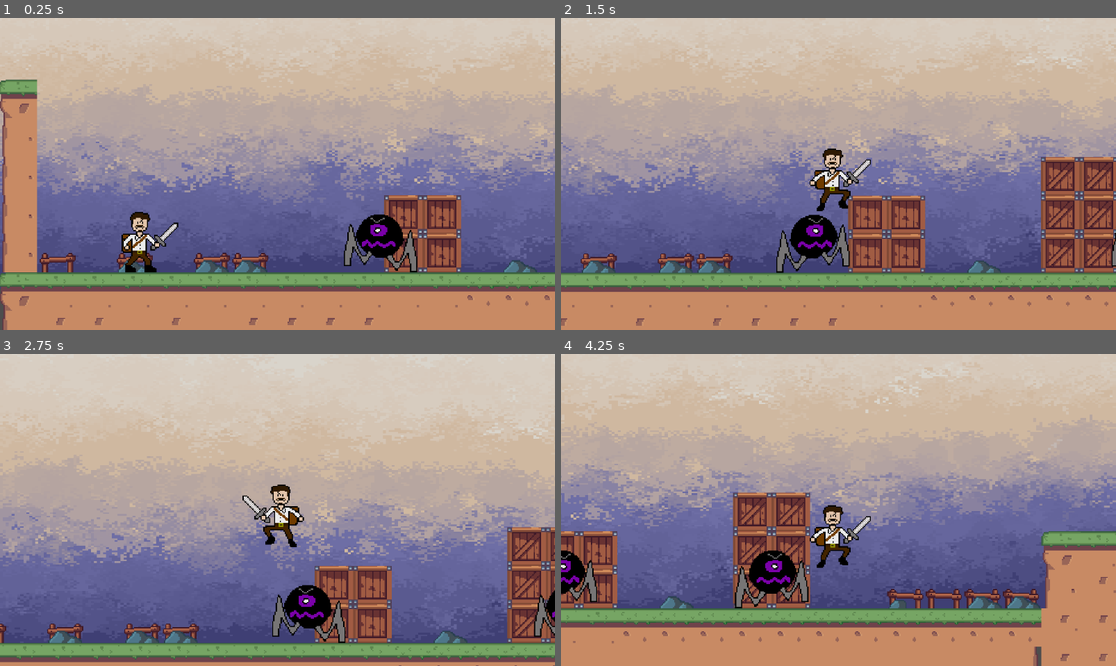
Above: before the commit, frames 1-4 (two rows, left to right).
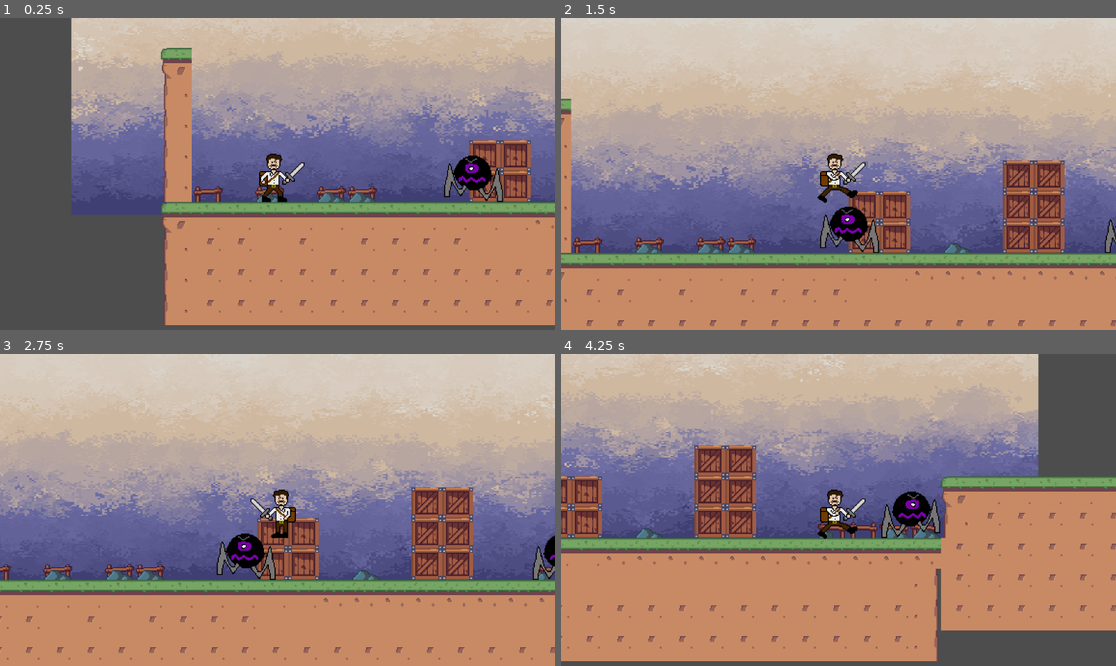
Above: after the commit, the same moments.

Repository: bscott519/ColossalCrisisGame
Game: Godot game, scene res://Scenes/level_1.tscn
The game is run twice, just before and just after one commit, with the same random seed, the same clock (stepped at 60 frames per second) and the same inputs. The engine's default icon, where the game draws it, is replaced by a stand-in: a white triangle on a blue panel in a dark square.
Inputs (mouse positions are in pixels of both pictures, inside the frame that each line leads up to):
- Up to frame 1 (0.25 s): no input
- Up to frame 2 (1.5 s): move the mouse to (960, 158) at 0.52 s; hold D (right) from 0.53 s (still down); click (960, 158) at 0.6 s; tap Space (jump) at 0.77, 0.8, 1.07, 1.35 s; move the mouse to (727, 189) at 1.27 s
- Up to frame 3 (2.75 s): tap Space (jump) at 1.52, 1.82, 2.3 s; click (166, 525) at 1.55 s; move the mouse to (333, 441) at 2.02 s; release D (right) at 2.03 s; hold A (left) from 2.03 s (still down); click (333, 441) at 2.1 s
- Up to frame 4 (4.25 s): move the mouse to (810, 572) at 2.77 s; release A (left) at 2.78 s; hold D (right) from 2.78 s (still down); click (810, 572) at 2.85 s; tap Space (jump) at 3.02, 3.32, 3.6, 3.77, 4.07 s; move the mouse to (1005, 556) at 3.52 s

The runs differ from the first frame. In frame 1, 71% of the frame differs, in the area x 0-100%, y 0-100%; in frame 2, 31%; in frame 3, 57%; in frame 4, 73%.

Commit message:
Close to finishing movement with combo attacks

Diff:
--- a/Scenes/level_1.tscn
+++ b/Scenes/level_1.tscn
@@ -146,15 +146,6 @@
 [node name="player" parent="." instance=ExtResource("3_pm7jt")]
 position = Vector2(185, 196)
 
-[node name="Camera2D2" type="Camera2D" parent="player"]
-position = Vector2(1, 0)
-zoom = Vector2(2.5, 2.5)
-limit_left = 65
-limit_top = -60
-limit_right = 4000
-limit_bottom = 272
-editor_draw_limits = true
-
 [node name="darkbird" parent="." instance=ExtResource("4_y8ncn")]
 position = Vector2(1880, 12)
 
--- a/Scenes/player.tscn
+++ b/Scenes/player.tscn
@@ -1,147 +1,151 @@
-[gd_scene load_steps=40 format=3 uid="uid://b5lm45fuex5bw"]
+[gd_scene load_steps=25 format=3 uid="uid://b5lm45fuex5bw"]
 
 [ext_resource type="Script" path="res://Scripts/player.gd" id="1_mrjx3"]
-[ext_resource type="Texture2D" uid="uid://c5mshqgsf5wr" path="res://GameArt/TMMPlayerJumpAttack1.png" id="2_2nn04"]
-[ext_resource type="Texture2D" uid="uid://bfxj6un67m8rn" path="res://GameArt/TMMPlayerIdle1.png" id="2_5evti"]
-[ext_resource type="Texture2D" uid="uid://dd77bpsu05slw" path="res://GameArt/TMMPlayerAttack1.png" id="2_g08vv"]
-[ext_resource type="Texture2D" uid="uid://codeyweis4woy" path="res://GameArt/TMMPlayerRunSS.png" id="3_fmlnm"]
-[ext_resource type="Texture2D" uid="uid://c1h23efrjmwfu" path="res://GameArt/TMMPlayerJumpAttack2.png" id="3_ivsnk"]
-[ext_resource type="Texture2D" uid="uid://b3ov2oj0lntcr" path="res://GameArt/TMMPlayerJump.png" id="3_kgvkp"]
-[ext_resource type="Texture2D" uid="uid://c8viqv00j6v7x" path="res://GameArt/TMMPlayerIdle2.png" id="3_poxth"]
-[ext_resource type="Texture2D" uid="uid://d4imcf7h8kmc4" path="res://GameArt/TMMPlayerAttack2.png" id="3_s374f"]
-[ext_resource type="Texture2D" uid="uid://cpsv2m8v52yig" path="res://GameArt/TMMPlayerJumpAttack3.png" id="4_eomuy"]
-[ext_resource type="Texture2D" uid="uid://csfn3nrud2et4" path="res://GameArt/TMMPlayerAttack3.png" id="4_oa548"]
-[ext_resource type="Texture2D" uid="uid://cq36r5r5h4ujk" path="res://GameArt/TMMPlayerJumpAttack4.png" id="5_8lgmn"]
-[ext_resource type="Texture2D" uid="uid://3221otqeqedp" path="res://GameArt/TMMPlayerAttack4.png" id="5_u25s5"]
-[ext_resource type="Texture2D" uid="uid://cbnyel2t6fuuo" path="res://GameArt/TMMPlayerAttack5.png" id="6_jqakd"]
-[ext_resource type="Texture2D" uid="uid://b2tafgtc4xlci" path="res://GameArt/TMMPlayerAttack6.png" id="7_a7y38"]
-[ext_resource type="Texture2D" uid="uid://o6481k6slcfy" path="res://GameArt/TMMPlayerAttack7.png" id="8_mko0s"]
-
-[sub_resource type="AtlasTexture" id="AtlasTexture_yw5lq"]
-atlas = ExtResource("2_2nn04")
+[ext_resource type="Texture2D" uid="uid://cc55k3l8qotnr" path="res://GameArt/TMMPlayerSS.png" id="2_j61om"]
+
+[sub_resource type="AtlasTexture" id="AtlasTexture_sy1u8"]
+atlas = ExtResource("2_j61om")
+region = Rect2(64, 256, 64, 64)
+
+[sub_resource type="AtlasTexture" id="AtlasTexture_cewy5"]
+atlas = ExtResource("2_j61om")
+region = Rect2(128, 256, 64, 64)
+
+[sub_resource type="AtlasTexture" id="AtlasTexture_tfunm"]
+atlas = ExtResource("2_j61om")
+region = Rect2(0, 320, 64, 64)
+
+[sub_resource type="AtlasTexture" id="AtlasTexture_pwuxt"]
+atlas = ExtResource("2_j61om")
+region = Rect2(64, 320, 64, 64)
+
+[sub_resource type="AtlasTexture" id="AtlasTexture_qiggb"]
+atlas = ExtResource("2_j61om")
+region = Rect2(0, 128, 64, 64)
+
+[sub_resource type="AtlasTexture" id="AtlasTexture_607tc"]
+atlas = ExtResource("2_j61om")
+region = Rect2(64, 128, 64, 64)
+
+[sub_resource type="AtlasTexture" id="AtlasTexture_1p1wt"]
+atlas = ExtResource("2_j61om")
+region = Rect2(128, 128, 64, 64)
+
+[sub_resource type="AtlasTexture" id="AtlasTexture_83012"]
+atlas = ExtResource("2_j61om")
+region = Rect2(0, 192, 64, 64)
+
+[sub_resource type="AtlasTexture" id="AtlasTexture_dfigk"]
+atlas = ExtResource("2_j61om")
+region = Rect2(64, 192, 64, 64)
+
+[sub_resource type="AtlasTexture" id="AtlasTexture_nlwlt"]
+atlas = ExtResource("2_j61om")
+region = Rect2(128, 192, 64, 64)
+
+[sub_resource type="AtlasTexture" id="AtlasTexture_1sqgu"]
+atlas = ExtResource("2_j61om")
+region = Rect2(0, 256, 64, 64)
+
+[sub_resource type="AtlasTexture" id="AtlasTexture_wa2uv"]
+atlas = ExtResource("2_j61om")
 region = Rect2(0, 0, 64, 64)
 
-[sub_resource type="AtlasTexture" id="AtlasTexture_jp77e"]
-atlas = ExtResource("3_ivsnk")
-region = Rect2(0, 0, 64, 64)
-
-[sub_resource type="AtlasTexture" id="AtlasTexture_7f0xj"]
-atlas = ExtResource("4_eomuy")
-region = Rect2(0, 0, 64, 64)
-
-[sub_resource type="AtlasTexture" id="AtlasTexture_rc1rq"]
-atlas = ExtResource("5_8lgmn")
-region = Rect2(0, 0, 64, 64)
-
-[sub_resource type="AtlasTexture" id="AtlasTexture_yrxby"]
-atlas = ExtResource("5_u25s5")
-region = Rect2(0, 0, 64, 64)
-
-[sub_resource type="AtlasTexture" id="AtlasTexture_tv6u5"]
-atlas = ExtResource("4_oa548")
-region = Rect2(0, 0, 64, 64)
-
-[sub_resource type="AtlasTexture" id="AtlasTexture_egwcu"]
-atlas = ExtResource("5_u25s5")
-region = Rect2(0, 0, 64, 64)
-
-[sub_resource type="AtlasTexture" id="AtlasTexture_w1spc"]
-atlas = ExtResource("2_5evti")
-region = Rect2(0, 0, 64, 64)
-
-[sub_resource type="AtlasTexture" id="AtlasTexture_cy0o2"]
-atlas = ExtResource("3_poxth")
-region = Rect2(0, 0, 64, 64)
-
-[sub_resource type="AtlasTexture" id="AtlasTexture_tjeir"]
-atlas = ExtResource("3_kgvkp")
-region = Rect2(0, 0, 64, 64)
-
-[sub_resource type="AtlasTexture" id="AtlasTexture_m8d20"]
-atlas = ExtResource("3_fmlnm")
-region = Rect2(0, 0, 64, 64)
-
-[sub_resource type="AtlasTexture" id="AtlasTexture_lrr18"]
-atlas = ExtResource("3_fmlnm")
+[sub_resource type="AtlasTexture" id="AtlasTexture_am3vu"]
+atlas = ExtResource("2_j61om")
 region = Rect2(64, 0, 64, 64)
 
-[sub_resource type="AtlasTexture" id="AtlasTexture_dffaa"]
-atlas = ExtResource("3_fmlnm")
+[sub_resource type="AtlasTexture" id="AtlasTexture_3dqlh"]
+atlas = ExtResource("2_j61om")
 region = Rect2(128, 0, 64, 64)
 
-[sub_resource type="AtlasTexture" id="AtlasTexture_uj87n"]
-atlas = ExtResource("3_fmlnm")
-region = Rect2(64, 0, 64, 64)
-
-[sub_resource type="AtlasTexture" id="AtlasTexture_3ufha"]
-atlas = ExtResource("2_g08vv")
-region = Rect2(0, 0, 64, 64)
-
-[sub_resource type="AtlasTexture" id="AtlasTexture_mbjqm"]
-atlas = ExtResource("3_s374f")
-region = Rect2(0, 0, 64, 64)
-
-[sub_resource type="AtlasTexture" id="AtlasTexture_kj2h7"]
-atlas = ExtResource("6_jqakd")
-region = Rect2(0, 0, 64, 64)
-
-[sub_resource type="AtlasTexture" id="AtlasTexture_bnxdn"]
-atlas = ExtResource("7_a7y38")
-region = Rect2(0, 0, 64, 64)
-
-[sub_resource type="AtlasTexture" id="AtlasTexture_yohp2"]
-atlas = ExtResource("8_mko0s")
-region = Rect2(0, 0, 64, 64)
-
-[sub_resource type="SpriteFrames" id="SpriteFrames_0r8ui"]
+[sub_resource type="AtlasTexture" id="AtlasTexture_lei7c"]
+atlas = ExtResource("2_j61om")
+region = Rect2(0, 64, 64, 64)
+
+[sub_resource type="AtlasTexture" id="AtlasTexture_u45t6"]
+atlas = ExtResource("2_j61om")
+region = Rect2(64, 64, 64, 64)
+
+[sub_resource type="AtlasTexture" id="AtlasTexture_pxus3"]
+atlas = ExtResource("2_j61om")
+region = Rect2(128, 64, 64, 64)
+
+[sub_resource type="AtlasTexture" id="AtlasTexture_lsauf"]
+atlas = ExtResource("2_j61om")
+region = Rect2(64, 64, 64, 64)
+
+[sub_resource type="SpriteFrames" id="SpriteFrames_5xkxs"]
 animations = [{
 "frames": [{
 "duration": 1.0,
-"texture": SubResource("AtlasTexture_yw5lq")
-}, {
-"duration": 1.0,
-"texture": SubResource("AtlasTexture_jp77e")
-}],
-"loop": false,
-"name": &"air_attack",
-"speed": 5.0
-}, {
-"frames": [{
-"duration": 1.0,
-"texture": SubResource("AtlasTexture_7f0xj")
-}, {
-"duration": 1.0,
-"texture": SubResource("AtlasTexture_rc1rq")
-}],
-"loop": false,
-"name": &"air_attack2",
-"speed": 5.0
-}, {
-"frames": [{
-"duration": 1.0,
-"texture": SubResource("AtlasTexture_yrxby")
-}],
+"texture": SubResource("AtlasTexture_sy1u8")
+}, {
+"duration": 1.0,
+"texture": SubResource("AtlasTexture_cewy5")
+}],
+"loop": false,
+"name": &"airattack1",
+"speed": 6.0
+}, {
+"frames": [{
+"duration": 1.0,
+"texture": SubResource("AtlasTexture_tfunm")
+}, {
+"duration": 1.0,
+"texture": SubResource("AtlasTexture_pwuxt")
+}],
+"loop": false,
+"name": &"airattack2",
+"speed": 6.0
+}, {
+"frames": [{
+"duration": 1.0,
+"texture": SubResource("AtlasTexture_qiggb")
+}, {
+"duration": 1.0,
+"texture": SubResource("AtlasTexture_607tc")
+}],
+"loop": false,
+"name": &"attack1",
+"speed": 10.0
+}, {
+"frames": [{
+"duration": 1.0,
+"texture": SubResource("AtlasTexture_1p1wt")
+}, {
+"duration": 1.0,
+"texture": SubResource("AtlasTexture_83012")
+}],
+"loop": false,
+"name": &"attack2",
+"speed": 10.0
+}, {
+"frames": [{
+"duration": 1.0,
+"texture": SubResource("AtlasTexture_dfigk")
+}, {
+"duration": 1.0,
+"texture": SubResource("AtlasTexture_nlwlt")
+}, {
+"duration": 1.0,
+"texture": SubResource("AtlasTexture_1sqgu")
+}],
+"loop": false,
+"name": &"attack3",
+"speed": 10.0
+}, {
+"frames": [],
 "loop": false,
 "name": &"death",
 "speed": 5.0
 }, {
 "frames": [{
 "duration": 1.0,
-"texture": SubResource("AtlasTexture_tv6u5")
-}, {
-"duration": 1.0,
-"texture": SubResource("AtlasTexture_egwcu")
-}],
-"loop": false,
-"name": &"double_attack",
-"speed": 6.0
-}, {
-"frames": [{
-"duration": 1.0,
-"texture": SubResource("AtlasTexture_w1spc")
-}, {
-"duration": 1.0,
-"texture": SubResource("AtlasTexture_cy0o2")
+"texture": SubResource("AtlasTexture_wa2uv")
+}, {
+"duration": 1.0,
+"texture": SubResource("AtlasTexture_am3vu")
 }],
 "loop": true,
 "name": &"idle",
@@ -149,7 +153,7 @@
 }, {
 "frames": [{
 "duration": 1.0,
-"texture": SubResource("AtlasTexture_tjeir")
+"texture": SubResource("AtlasTexture_3dqlh")
 }],
 "loop": false,
 "name": &"jump",
@@ -157,44 +161,19 @@
 }, {
 "frames": [{
 "duration": 1.0,
-"texture": SubResource("AtlasTexture_m8d20")
-}, {
-"duration": 1.0,
-"texture": SubResource("AtlasTexture_lrr18")
-}, {
-"duration": 1.0,
-"texture": SubResource("AtlasTexture_dffaa")
-}, {
-"duration": 1.0,
-"texture": SubResource("AtlasTexture_uj87n")
+"texture": SubResource("AtlasTexture_lei7c")
+}, {
+"duration": 1.0,
+"texture": SubResource("AtlasTexture_u45t6")
+}, {
+"duration": 1.0,
+"texture": SubResource("AtlasTexture_pxus3")
+}, {
+"duration": 1.0,
+"texture": SubResource("AtlasTexture_lsauf")
 }],
 "loop": true,
 "name": &"run",
-"speed": 7.0
-}, {
-"frames": [{
-"duration": 1.0,
-"texture": SubResource("AtlasTexture_3ufha")
-}, {
-"duration": 1.0,
-"texture": SubResource("AtlasTexture_mbjqm")
-}],
-"loop": false,
-"name": &"single_attack",
-"speed": 6.0
-}, {
-"frames": [{
-"duration": 1.0,
-"texture": SubResource("AtlasTexture_kj2h7")
-}, {
-"duration": 1.0,
-"texture": SubResource("AtlasTexture_bnxdn")
-}, {
-"duration": 1.0,
-"texture": SubResource("AtlasTexture_yohp2")
-}],
-"loop": false,
-"name": &"triple_attack",
 "speed": 6.0
 }]
 
@@ -211,8 +190,8 @@
 script = ExtResource("1_mrjx3")
 
 [node name="AnimatedSprite2D" type="AnimatedSprite2D" parent="."]
-sprite_frames = SubResource("SpriteFrames_0r8ui")
-animation = &"single_attack"
+sprite_frames = SubResource("SpriteFrames_5xkxs")
+animation = &"attack2"
 autoplay = "idle"
 frame = 1
 frame_progress = 1.0
@@ -234,14 +213,12 @@
 position = Vector2(-4, 3)
 shape = SubResource("CapsuleShape2D_mudk5")
 
-[node name="AttackReset" type="Timer" parent="."]
-wait_time = 0.3
+[node name="Camera2D" type="Camera2D" parent="."]
+zoom = Vector2(2, 2)
+
+[node name="ComboReset" type="Timer" parent="."]
+wait_time = 0.7
 one_shot = true
 
-[node name="AirAttackReset" type="Timer" parent="."]
-wait_time = 0.3
-one_shot = true
-
 [connection signal="animation_finished" from="AnimatedSprite2D" to="." method="_on_animated_sprite_2d_animation_finished"]
-[connection signal="timeout" from="AttackReset" to="." method="_on_attack_reset_timeout"]
-[connection signal="timeout" from="AirAttackReset" to="." method="_on_air_attack_reset_timeout"]
+[connection signal="timeout" from="ComboReset" to="." method="_on_combo_reset_timeout"]
--- a/Scripts/player.gd
+++ b/Scripts/player.gd
@@ -1,12 +1,17 @@
+class_name Player
 extends CharacterBody2D
 
 @onready var animated_sprite_2d = $AnimatedSprite2D
+@onready var combo_reset = $ComboReset
 @onready var dmg_zone = $DamageZone
 
 const SPEED = 200
 const JUMP_VELOCITY = -380.0
+var gravity = 900
 
-var gravity = 900
+enum attack_states { Reset, Attack1, Attack2, Attack3, AirAttack1, AirAttack2}
+var last_attack = attack_states.Reset
+var doAttack = false
 
 var health = 40
 var max_health = 40
@@ -14,75 +19,58 @@
 var can_take_dmg: bool
 var dead: bool
 
-var attack_type: String
-var cur_attack: bool
-var attack_points = 3
-var air_attack_points = 2
-
-func _ready():
-	Global.plyrbody = self
-	cur_attack = false
-	dead = false
-	can_take_dmg = true
-	Global.plyrAlive = true
-
 func _physics_process(delta):
-	Global.plyrDmgZone = dmg_zone
-	Global.plyrHitbox = $PlayerHitbox
-
 	if not is_on_floor():
 		velocity.y += gravity * delta
 
-	if !dead:
-		if Input.is_action_just_pressed("jump") and is_on_floor():
-			velocity.y = JUMP_VELOCITY
+	if Input.is_action_just_pressed("jump") and is_on_floor():
+		velocity.y = JUMP_VELOCITY
 
-		var direction = Input.get_axis("left", "right")
-		if direction:
-			velocity.x = direction * SPEED
-		else:
-			velocity.x = move_toward(velocity.x, 0, SPEED)
+	var direction = Input.get_axis("left", "right")
+	if direction:
+		velocity.x = direction * SPEED
+	else:
+		velocity.x = move_toward(velocity.x, 0, SPEED)
 
+	player_anims(direction)
+	attack_anims()
+	move_and_slide()
 
-		#if !cur_attack:
-			#if Input.is_action_just_pressed("attack") or Input.is_action_just_pressed("double_attack"):
-				#cur_attack = true
-				#if Input.is_action_just_pressed("attack") and is_on_floor():
-					#attack_type = "single"
-				#elif Input.is_action_just_pressed("double_attack") and is_on_floor():
-					#attack_type = "double"
-				#else:
-					#attack_type = "air"
-				#set_dmg(attack_type)
-				#handle_attack_anims(attack_type)
-		player_anims(direction)
-		if Input.is_action_just_pressed("attack") && attack_points == 3 && is_on_floor():
-			$AttackReset.start()
-			animated_sprite_2d.play("single_attack")
-			await get_tree().create_timer(1.0 / 6).timeout
-			attack_points = attack_points - 1
-		elif Input.is_action_just_pressed("attack") && attack_points == 2 && is_on_floor():
-			$AttackReset.start()
-			animated_sprite_2d.play("double_attack")
-			await get_tree().create_timer(1.0 / 6).timeout
-			attack_points = attack_points - 1
-		elif Input.is_action_just_pressed("attack") && attack_points == 1 && is_on_floor():
-			$AttackReset.start()
-			animated_sprite_2d.play("triple_attack")
-			await get_tree().create_timer(1.0 / 6).timeout
-			attack_points = attack_points - 1
+func player_anims(direction):
+	if direction > 0:
+		animated_sprite_2d.flip_h = false
+	elif direction < 0:
+		animated_sprite_2d.flip_h = true
 
-		if Input.is_action_just_pressed("attack") && air_attack_points == 2 && !is_on_floor():
-			$AirAttackReset.start()
-			animated_sprite_2d.play("air_attack")
-			air_attack_points = air_attack_points - 1
-		elif Input.is_action_just_pressed("attack") && air_attack_points == 1 && !is_on_floor():
-			$AirAttackReset.start()
-			animated_sprite_2d.play("air_attack2")
-			air_attack_points = air_attack_points - 1
+	if !is_on_floor():
+		animated_sprite_2d.play("jump")
+	elif direction != 0:
+		animated_sprite_2d.play("run")
+	else:
+		animated_sprite_2d.play("idle")
 
-		check_hitbox()
-	move_and_slide()
+func attack_anims():
+	if doAttack:
+		return
+	doAttack = true
+
+	if Input.is_action_just_pressed("attack") && last_attack == attack_states.Attack2:
+		last_attack = attack_states.Attack3
+		animated_sprite_2d.play("attack3")
+	elif Input.is_action_just_pressed("attack") && last_attack == attack_states.Attack1:
+		last_attack = attack_states.Attack2
+		animated_sprite_2d.play("attack2")
+	elif Input.is_action_just_pressed("attack"):
+		last_attack = attack_states.Attack1
+		animated_sprite_2d.play("attack1")
+
+	elif velocity.x > 0:
+		animated_sprite_2d.play("run")
+	elif velocity.x < 0:
+		animated_sprite_2d.play("run")
+	else:
+		doAttack = false
+		animated_sprite_2d.play("idle")
 
 func check_hitbox():
 	var hitbox_areas = $PlayerHitbox.get_overlapping_areas()
@@ -120,44 +108,14 @@
 	await get_tree().create_timer(wait_time).timeout
 	can_take_dmg = true
 
-func player_anims(dir):
-	if is_on_floor() and !cur_attack:
-		if !velocity:
-			animated_sprite_2d.play("idle")
-		if velocity:
-			animated_sprite_2d.play("run")
-			toggle_flip(dir)
-	elif !is_on_floor() and !cur_attack:
-		animated_sprite_2d.play("jump")
-
-#func handle_attack_anims(attack_type):
-
-
-	#if cur_attack:
-		#var anim = str(attack_type, "_attack")
-		#animated_sprite_2d.play(anim)
-		#toggle_dmg_collisions(attack_type)
-
 func toggle_dmg_collisions():
 	var dmg_zone_col = dmg_zone.get_node("CollisionShape2D")
 	var wait_time: float
 	if animated_sprite_2d.animation == "single_attack":
 		wait_time = 0.3
-	elif attack_type == "single":
-		wait_time = 0.3
-	elif attack_type == "double":
-		wait_time = 1.2
 	dmg_zone_col.disabled = false
 	await get_tree().create_timer(wait_time).timeout
 	dmg_zone_col.disabled = true
-
-func toggle_flip(dir):
-	if dir == 1:
-		animated_sprite_2d.flip_h = false
-		dmg_zone.scale.x = 1
-	if dir == -1:
-		animated_sprite_2d.flip_h = true
-		dmg_zone.scale.x = -1
 
 func set_dmg(attack_type):
 	var cur_dmg_to_deal: int
@@ -170,20 +128,8 @@
 	Global.plyrDmgAmount = cur_dmg_to_deal
 
 func _on_animated_sprite_2d_animation_finished():
-	if animated_sprite_2d.animation == "single_attack" || animated_sprite_2d.animation == "double_attack":
-		animated_sprite_2d.play("idle")
-	elif animated_sprite_2d.animation == "triple_attack":
-		animated_sprite_2d.play("idle")
-		attack_points = 3
+	doAttack = false
+	combo_reset.start()
 
-	if animated_sprite_2d.animation == "air_attack":
-		animated_sprite_2d.play("idle")
-	elif animated_sprite_2d.animation == "air_attack2":
-		animated_sprite_2d.play("idle")
-		air_attack_points = 2
-
-func _on_attack_reset_timeout():
-	attack_points = 3
-
-func _on_air_attack_reset_timeout():
-	air_attack_points = 2
+func _on_combo_reset_timeout():
+	last_attack = attack_states.Reset
Binary file removed: GameArt/TMMPlayerAttack1.png
Not shown, removed: GameArt/TMMPlayerAttack1.png.import
Binary file removed: GameArt/TMMPlayerAttack2.png
Not shown, removed: GameArt/TMMPlayerAttack2.png.import
Binary file removed: GameArt/TMMPlayerAttack3.png
Not shown, removed: GameArt/TMMPlayerAttack3.png.import
Binary file removed: GameArt/TMMPlayerAttack4.png
Binary file removed: GameArt/TMMPlayerAttack5.png
Not shown, removed: GameArt/TMMPlayerAttack5.png.import
Binary file removed: GameArt/TMMPlayerAttack6.png
Not shown, removed: GameArt/TMMPlayerAttack6.png.import
Binary file removed: GameArt/TMMPlayerAttack7.png
(and 19 more such lines)
